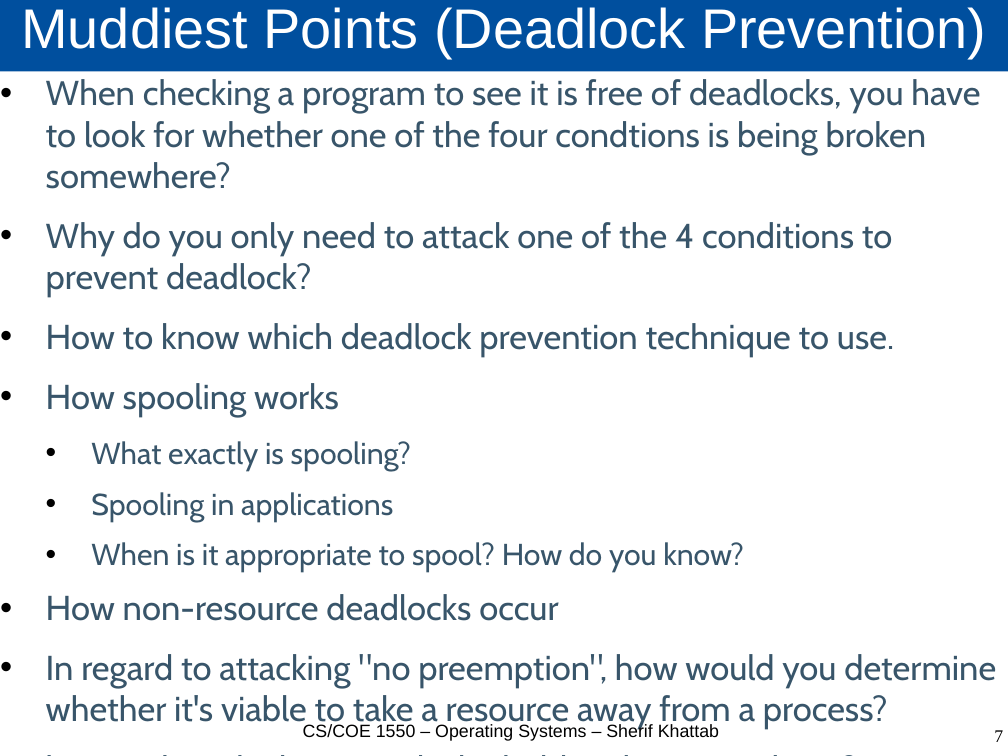
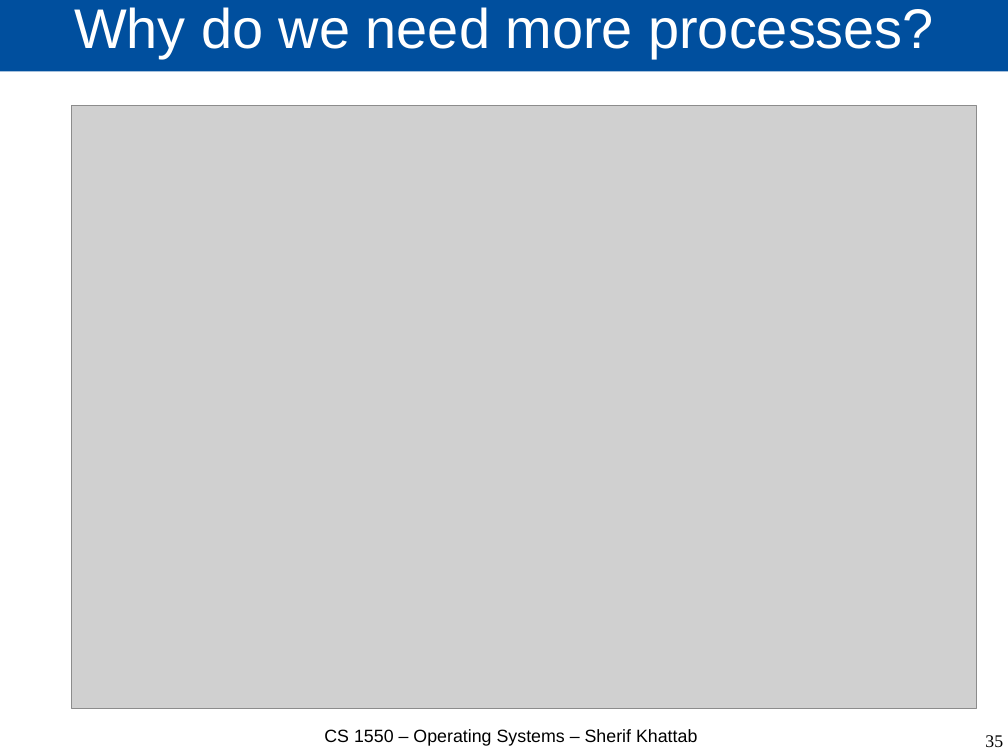
Before and after one commit to cs1550-2244/cs1550-code-handouts, a slide deck: slide 35 of DraftSlides/Lecture15.pptx (slide 7 before the commit). Drawn at 1008x756 pixels with LibreOffice and Linux fonts; fonts in the diff are those of the drawing; grey boxes stand for pictures. Boxes give left, top, right and bottom in pixels: in the first picture for what was removed or moved away, otherwise in the second. Text is boxed around its words. In the diff, an @@ line names an element or a change of style, - is before the commit and + after.

```diff
--- a/DraftSlides/Lecture15.pptx
+++ b/DraftSlides/Lecture15.pptx
@@ title at [74,7,934,58]: text changed @@
-Muddiest Points (Deadlock Prevention)
+Why do we need more processes?
@@ text removed at [46,79,996,730] @@
-• When checking a program to see it is free of deadlocks, you have to look for whether one of the four condtions is being broken somewhere?
-• Why do you only need to attack one of the 4 conditions to prevent deadlock?
-• How to know which deadlock prevention technique to use.
-• How spooling works
-  • What exactly is spooling?
-  • Spooling in applications
-  • When is it appropriate to spool? How do you know?
-• How non-resource deadlocks occur
-• In regard to attacking "no preemption", how would you determine whether it's viable to take a resource away from a process?
-• how 2 phase locking avoids the hold and wait condition?
@@ picture added at [71,105,977,709] @@
@@ text at [324,729,697,746]: text changed @@
-CS/COE 1550 – Operating Systems – Sherif Khattab
+CS 1550 – Operating Systems – Sherif Khattab
@@ page number at [985,735,1003,747]: text changed @@
-7
+35
```
Also in this commit, not shown: 7 other slides changed, 38 slides added, 1 slide removed, 2 other files.
